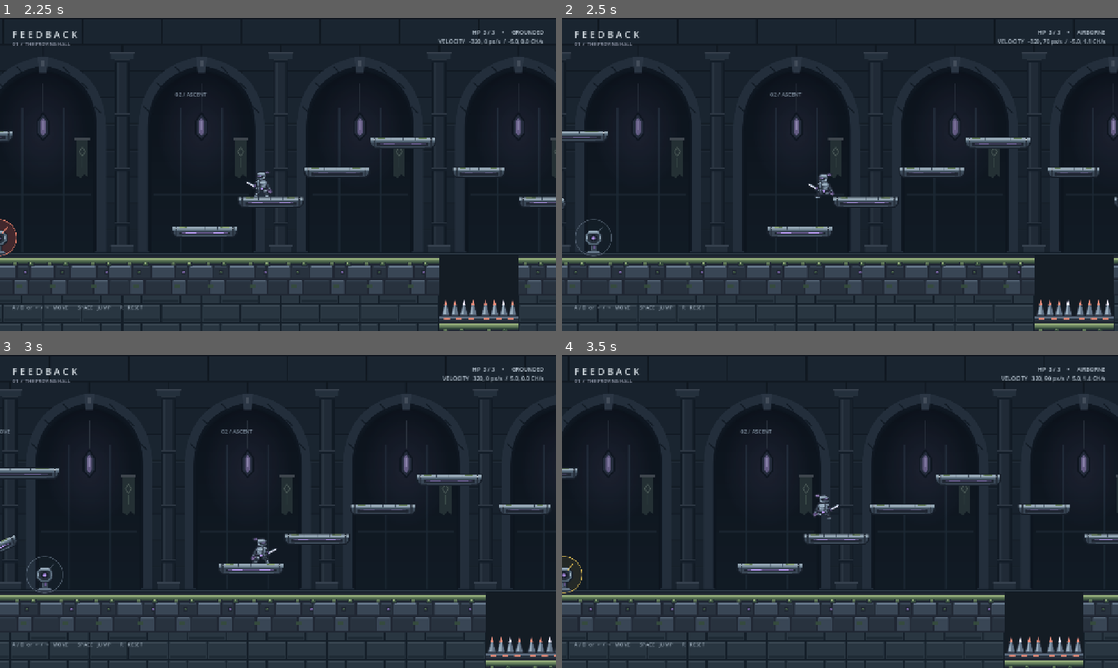
Above: before the commit, frames 1-4 (two rows, left to right).
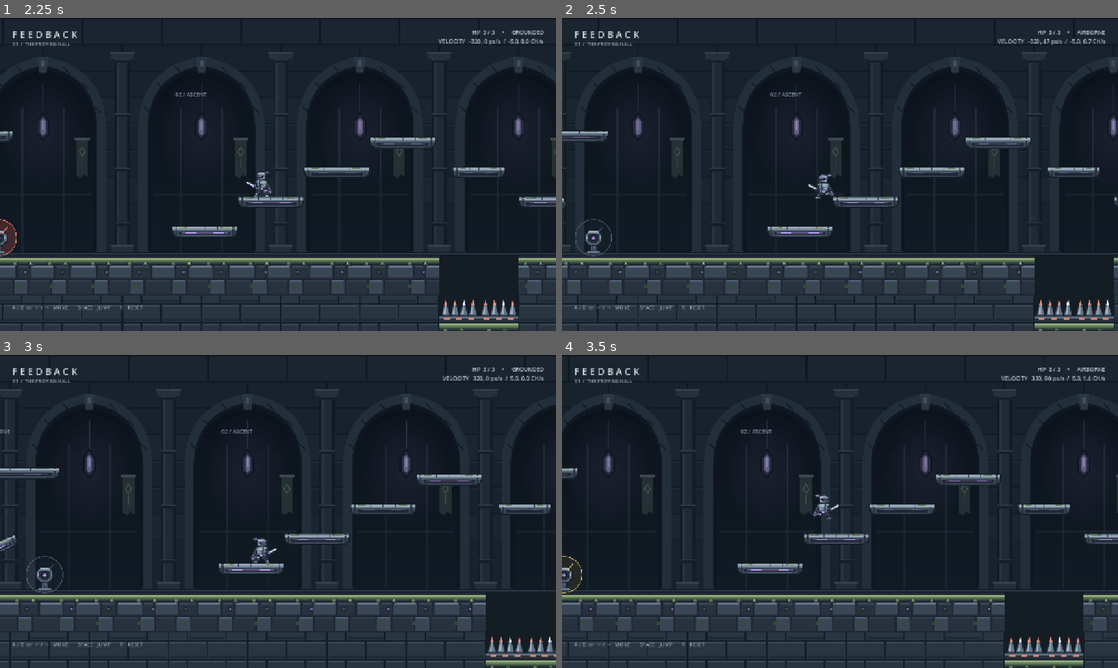
Above: after the commit, the same moments.

Repository: kTrzcinskii/feedback
Game: Godot game, scene res://scenes/TestLevel.tscn
Two runs of this game, one before a commit and one after it. Both use one fixed random seed, a clock stepped at 60 frames per second and the inputs below.
Inputs:
- Up to frame 1 (2.25 s): tap Enter at 0.5 s; hold D (MoveRight) 0.53-2.03 s; tap Space (Jump) at 0.77, 1.52 s; hold A (MoveLeft) from 2.03 s (still down)
- Up to frame 2 (2.5 s): keep holding A (MoveLeft)
- Up to frame 3 (3 s): release A (MoveLeft) at 2.78 s; hold D (MoveRight) from 2.78 s (still down)
- Up to frame 4 (3.5 s): keep holding D (MoveRight); tap Space (Jump) at 3.02 s

Frame 1 is identical in both runs. In frame 2, 0.1% of the frame differs, in the area x 44-96%, y 6-58%; in frame 3, less than 0.1%; in frame 4, nothing differs.

Commit message:
fix: keep the player grounded while descending slopes
previous snap of 1px prevented jumping on downhill movement (tilted platforms)

Diff:
--- a/scenes/character.tscn
+++ b/scenes/character.tscn
@@ -264,6 +264,8 @@
 radius = 22.022715
 
 [node name="CharacterBody2D" type="CharacterBody2D" unique_id=793689480]
+; Follow downhill surfaces without briefly losing floor contact.
+floor_snap_length = 8.0
 script = ExtResource("1_rkhd4")
 
 [node name="PlayerVisual" parent="." unique_id=1840151632 instance=ExtResource("7_layered")]
--- a/scripts/test_level_geometry.gd
+++ b/scripts/test_level_geometry.gd
@@ -32,6 +32,8 @@
 	player.player_damaged.disconnect(count_spawn_hit)
 	check(spawn_hits == 0 and player.hp == player.max_hp and not level._reset_pending,
 		"Spawn stays safe through eight seconds of live attack cycles")
+
+	await test_downhill_grounding(level, player)
 
 	# Walk and jump with the real controller, without teleporting between landings.
 	level.reset_room()
@@ -102,3 +104,25 @@
 	check(landed, "Reach landing %s with an ordinary jump (ended at %s)" % [target, player.position])
 	player.sim_move_dir = Vector2.ZERO
 	await step_frames(2)
+
+
+func test_downhill_grounding(level: TestLevel, player: PlayerCharacter) -> void:
+	level.reset_room()
+	player.position = Vector2(-400, -180)
+	await step_frames(30)
+	check(player.is_on_floor(), "Player settles on the tilted platform")
+	var starting_y := player.position.y
+	player.sim_move_dir = Vector2.LEFT
+	var airborne_frames := 0
+	for i in range(10):
+		await step_frames(1)
+		if not player.is_on_floor():
+			airborne_frames += 1
+	check(player.position.y > starting_y + 10.0, "Player actually travels downhill")
+	check(airborne_frames == 0,
+		"Downhill movement stays grounded on every frame (%d airborne frames)" % airborne_frames)
+	player.sim_jump_just_pressed = true
+	await step_frames(1)
+	player.sim_jump_just_pressed = false
+	check(not player.is_on_floor() and player.velocity.y < -400.0,
+		"A downhill jump detaches immediately from the slope")
